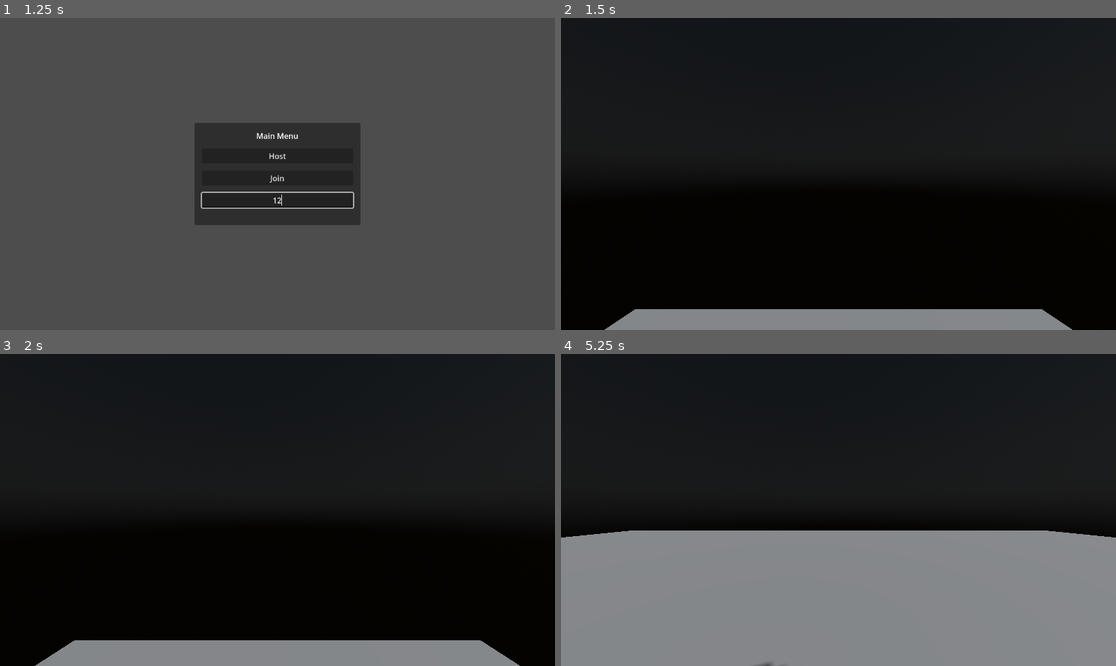
Above: before the commit, frames 1-4 (two rows, left to right).
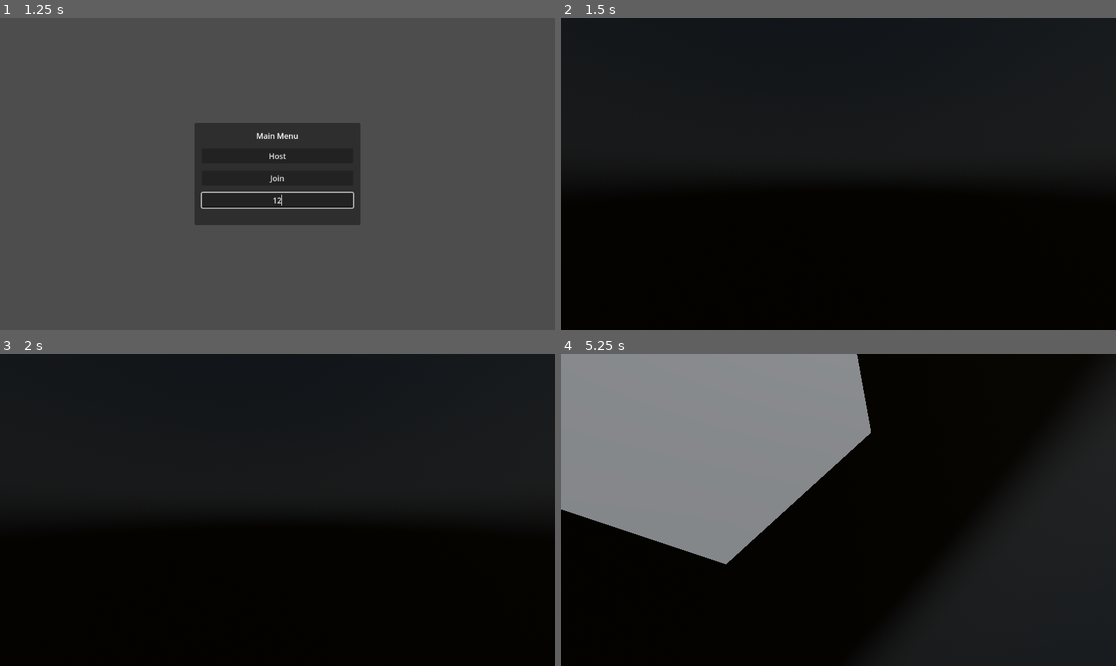
Above: after the commit, the same moments.

Repository: McCaffeteria/Dynamic-Space-Ships
Game: Godot game, scene res://Scenes/Main.tscn
Same seed, same stepped clock (60 frames per second), same inputs: the game is played once before the commit and once after it.
Inputs (mouse positions are in pixels of both pictures, inside the frame that each line leads up to):
- Up to frame 1 (1.25 s): click (277, 198) at 0.52 s; type "12" at 0.6 s
- Up to frame 2 (1.5 s): click "Host" at 1.25 s
- Up to frame 3 (2 s): no input
- Up to frame 4 (5.25 s): tap Enter (ui_accept) at 2, 2.27, 2.57, 3.02, 3.32, 4.52, 4.55, 4.82, 5.1 s; hold D (move_right, bound only after the commit) 2.03-2.78 s; hold Down (look_down, bound only after the commit) 2.03-2.78 s; tap Left (look_left, bound only after the commit) at 2.3, 2.85 s; hold S (move_backward, bound only after the commit) 2.78-3.53 s; tap Right (look_right, bound only after the commit) at 3.05 s; hold D (move_right, bound only after the commit) 3.53-4.28 s; hold Right (look_right, bound only after the commit) 3.53-4.28 s; tap Up (look_up, bound only after the commit) at 3.8, 4.35 s; hold W (move_forward, bound only after the commit) 4.28-5.03 s; hold A (move_left, bound only after the commit) from 5.03 s (still down); hold Down (look_down, bound only after the commit) from 5.03 s (still down)

Frame 1 is identical in both runs. In frame 2, 5.3% of the frame differs, in the area x 7-93%, y 93-100%; in frame 3, 6.6%; in frame 4, 85%, in the area x 0-100%, y 0-100%.

Commit message:
Working local network multiplayer with no known issues

Diff:
--- a/Prototypes/Dynamic Gravity Prototype v01/Scenes/Main.tscn
+++ b/Prototypes/Dynamic Gravity Prototype v01/Scenes/Main.tscn
@@ -23,6 +23,7 @@
 script = ExtResource("1_e8are")
 
 [node name="StaticBody3D" type="StaticBody3D" parent="."]
+transform = Transform3D(1, 0, 0, 0, 1, 0, 0, 0, 1, 0, -19.4682, 0)
 
 [node name="CollisionShape3D" type="CollisionShape3D" parent="StaticBody3D"]
 shape = SubResource("BoxShape3D_cpr12")
@@ -165,8 +166,11 @@
 [node name="PlayerSpawnLocation" type="Node3D" parent="."]
 transform = Transform3D(1, 0, 0, 0, 1, 0, 0, 0, 1, 0, 25, 0)
 
+[node name="HostSpawnLocation" type="Node3D" parent="."]
+transform = Transform3D(1, 0, 0, 0, 1, 0, 0, 0, 1, 0, 25, 50)
+
 [node name="MultiplayerSpawner" type="MultiplayerSpawner" parent="."]
-_spawnable_scenes = PackedStringArray("res://Scenes/Player.tscn")
+_spawnable_scenes = PackedStringArray("res://Scenes/Player.tscn", "res://Scenes/PlayerStupid.tscn")
 spawn_path = NodePath("..")
 
 [connection signal="pressed" from="CanvasLayer/MainMenu/MarginContainer/VBoxContainer/HostButton" to="." method="_on_host_button_pressed"]
--- a/Prototypes/Dynamic Gravity Prototype v01/Scenes/Player.tscn
+++ b/Prototypes/Dynamic Gravity Prototype v01/Scenes/Player.tscn
@@ -1,10 +1,24 @@
-[gd_scene load_steps=4 format=3 uid="uid://cuiqqdk4k3eny"]
+[gd_scene load_steps=5 format=3 uid="uid://8t65st8l6h1j"]
 
 [ext_resource type="Script" path="res://Scripts/Player.gd" id="1_3yuwh"]
 
 [sub_resource type="CapsuleShape3D" id="CapsuleShape3D_f73jh"]
 
 [sub_resource type="CapsuleMesh" id="CapsuleMesh_uprxv"]
+
+[sub_resource type="SceneReplicationConfig" id="SceneReplicationConfig_8f403"]
+properties/0/path = NodePath(".:position")
+properties/0/spawn = true
+properties/0/sync = true
+properties/1/path = NodePath(".:rotation")
+properties/1/spawn = true
+properties/1/sync = true
+properties/2/path = NodePath(".:linear_velocity")
+properties/2/spawn = true
+properties/2/sync = true
+properties/3/path = NodePath(".:angular_velocity")
+properties/3/spawn = true
+properties/3/sync = true
 
 [node name="RigidBody3D" type="RigidBody3D"]
 transform = Transform3D(1, 0, 0, 0, 1, 0, 0, 0, 1, 0, 0, 0)
@@ -21,3 +35,6 @@
 skeleton = NodePath("")
 
 [node name="Camera3D" type="Camera3D" parent="."]
+
+[node name="MultiplayerSynchronizer" type="MultiplayerSynchronizer" parent="."]
+replication_config = SubResource("SceneReplicationConfig_8f403")
--- /dev/null
+++ b/Prototypes/Dynamic Gravity Prototype v01/Scenes/PlayerStupid.tscn
@@ -0,0 +1,98 @@
+[gd_scene load_steps=5 format=3 uid="uid://io2dk4jogxmh"]
+
+[sub_resource type="GDScript" id="GDScript_g46d8"]
+script/source = "extends RigidBody3D
+
+@onready var camera = $Camera3D
+
+var move_speed = 3 #meters per second, average walking speed is 1.4
+var look_speed = 1.5 #radians
+var multiplier = 100
+
+var input_dir = Vector3.ZERO
+var output_dir_basis = Basis()
+var output_dir = Vector3.ZERO
+var input_rot = Vector3.ZERO
+var output_rot_basis = Basis()
+var output_rot = Vector3.ZERO
+
+func _enter_tree():
+	set_multiplayer_authority(str(name).to_int())
+
+func _ready():
+	if not is_multiplayer_authority(): return
+
+	camera.current = true
+
+func _physics_process(delta):
+	if not is_multiplayer_authority(): return
+
+	apply_central_force(get_node(\"..\").calc_grav(self))
+
+	#Local refference
+	input_dir = Vector3.ZERO
+	input_rot = Vector3.ZERO
+	input_dir.x -= Input.get_action_strength(\"move_left\")
+	input_dir.x += Input.get_action_strength(\"move_right\")
+	input_dir.y -= Input.get_action_strength(\"move_down\")
+	input_dir.y += Input.get_action_strength(\"move_up\")
+	input_dir.z -= Input.get_action_strength(\"move_forward\")
+	input_dir.z += Input.get_action_strength(\"move_backward\")
+	input_dir = input_dir * move_speed * multiplier
+	input_rot.x -= Input.get_action_strength(\"look_down\")
+	input_rot.x += Input.get_action_strength(\"look_up\")
+	input_rot.y -= Input.get_action_strength(\"look_right\")
+	input_rot.y += Input.get_action_strength(\"look_left\")
+	input_rot.z -= Input.get_action_strength(\"roll_right\")
+	input_rot.z += Input.get_action_strength(\"roll_left\")
+	input_rot = input_rot * look_speed * multiplier
+
+	output_dir_basis.x = input_dir.x * transform.basis.x
+	output_dir_basis.y = input_dir.y * transform.basis.y
+	output_dir_basis.z = input_dir.z * transform.basis.z
+	output_dir = output_dir_basis.x + output_dir_basis.y + output_dir_basis.z
+	output_rot_basis.x = input_rot.x * transform.basis.x
+	output_rot_basis.y = input_rot.y * transform.basis.y
+	output_rot_basis.z = input_rot.z * transform.basis.z
+	output_rot = output_rot_basis.x + output_rot_basis.y + output_rot_basis.z
+
+	#parent refference
+	apply_central_force(output_dir)
+	apply_torque(output_rot)
+"
+
+[sub_resource type="CapsuleShape3D" id="CapsuleShape3D_f73jh"]
+
+[sub_resource type="CapsuleMesh" id="CapsuleMesh_uprxv"]
+
+[sub_resource type="SceneReplicationConfig" id="SceneReplicationConfig_8f403"]
+properties/0/path = NodePath(".:position")
+properties/0/spawn = true
+properties/0/sync = true
+properties/1/path = NodePath(".:rotation")
+properties/1/spawn = true
+properties/1/sync = true
+properties/2/path = NodePath(".:linear_velocity")
+properties/2/spawn = true
+properties/2/sync = true
+properties/3/path = NodePath(".:angular_velocity")
+properties/3/spawn = true
+properties/3/sync = true
+
+[node name="RigidBody3D" type="RigidBody3D"]
+mass = 80.0
+gravity_scale = 0.0
+script = SubResource("GDScript_g46d8")
+
+[node name="CollisionShape3D" type="CollisionShape3D" parent="."]
+transform = Transform3D(1, 0, 0, 0, 1, 0, 0, 0, 1, 0, -0.5, 0)
+shape = SubResource("CapsuleShape3D_f73jh")
+
+[node name="MeshInstance3D" type="MeshInstance3D" parent="CollisionShape3D"]
+mesh = SubResource("CapsuleMesh_uprxv")
+skeleton = NodePath("")
+
+[node name="Camera3D" type="Camera3D" parent="."]
+
+[node name="MultiplayerSynchronizer" type="MultiplayerSynchronizer" parent="."]
+replication_config = SubResource("SceneReplicationConfig_8f403")
--- a/Prototypes/Dynamic Gravity Prototype v01/Scripts/Main.gd
+++ b/Prototypes/Dynamic Gravity Prototype v01/Scripts/Main.gd
@@ -4,10 +4,11 @@
 @onready var address_entry = $CanvasLayer/MainMenu/MarginContainer/VBoxContainer/AdressEntry
 
 const Player = preload("res://Scenes/Player.tscn")
+const PlayerStupid = preload("res://Scenes/PlayerStupid.tscn")
 const PORT = 9999
 var enet_peer = ENetMultiplayerPeer.new()
 
-var grav_array
+@export var grav_array : Array
 const G = 6.6743 * pow(10, -11)
 const M = (7.3 * pow(10, 11)) / 27 #kilograms
 const MPLAYER = 80 #kilograms
@@ -31,15 +32,20 @@
 
 	add_player(multiplayer.get_unique_id())
 
+	#upnp_setup()
+
 func _on_join_button_pressed():
 	main_menu.hide()
 
-	enet_peer.create_client("localhost", PORT)
+	if address_entry.text == "":
+		enet_peer.create_client("localhost", PORT)
+	else:
+		enet_peer.create_client(address_entry.text, PORT)
 	multiplayer.multiplayer_peer = enet_peer
 
 func add_player(peer_id):
-	var player = Player.instantiate()
-	player.position = $PlayerSpawnLocation.position
+	var player
+	player = Player.instantiate()
 	player.name = str(peer_id)
 	add_child(player)
 
@@ -50,6 +56,23 @@
 	var grav = Vector3() #newtons
 	var dist = Vector3() #meters
 	for g in grav_array:
-		dist = g.position - target.position
-		grav = grav + dist.normalized()  *  (G * ((M*MPLAYER)/dist.length()))
+		dist = g.global_position - target.global_position
+		if dist.length() != 0:
+			grav = grav + dist.normalized()  *  (G * ((M*MPLAYER)/dist.length()))
 	return grav
+
+#func upnp_setup():
+#	var upnp = UPNP.new()
+#
+#	var discover_result = upnp.discover()
+#	assert(discover_result == UPNP.UPNP_RESULT_SUCCESS, \
+#		"UPNP Discover Failed! Error %s" % discover_result)
+#
+#	assert(upnp.get_gateway() and upnp.get_gateway().is_valid_gateway(), \
+#		"UPNP Invalid Gateway!")
+#
+#	var map_result = upnp.add_port_mapping(PORT)
+#	assert(map_result == UPNP.UPNP_RESULT_SUCCESS, \
+#		"UPNP Port Mapping Failed! Error %s" % map_result)
+#
+#	print("Success! Join Address: %s" % upnp.query_external_adress())
--- a/Prototypes/Dynamic Gravity Prototype v01/Scripts/Player.gd
+++ b/Prototypes/Dynamic Gravity Prototype v01/Scripts/Player.gd
@@ -1,4 +1,6 @@
 extends RigidBody3D
+
+@onready var camera = $Camera3D
 
 var move_speed = 3 #meters per second, average walking speed is 1.4
 var look_speed = 1.5 #radians
@@ -11,7 +13,18 @@
 var output_rot_basis = Basis()
 var output_rot = Vector3.ZERO
 
+func _enter_tree():
+	set_multiplayer_authority(str(name).to_int())
+	self.position = get_node("../PlayerSpawnLocation").position
+
+func _ready():
+	if not is_multiplayer_authority(): return
+
+	camera.current = true
+
 func _physics_process(delta):
+	if not is_multiplayer_authority(): return
+
 	apply_central_force(get_node("..").calc_grav(self))
 
 	#Local refference
--- a/Prototypes/Dynamic Gravity Prototype v01/Scripts/PlayerOld.gd
+++ /dev/null
@@ -1,30 +0,0 @@
-extends CharacterBody3D
-
-
-const SPEED = 5.0
-const JUMP_VELOCITY = 4.5
-
-# Get the gravity from the project settings to be synced with RigidBody nodes.
-var gravity = ProjectSettings.get_setting("physics/3d/default_gravity")
-
-func _physics_process(delta):
-	# Add the gravity.
-	if not is_on_floor():
-		velocity.y -= gravity * delta
-
-	# Handle Jump.
-	if Input.is_action_just_pressed("ui_accept") and is_on_floor():
-		velocity.y = JUMP_VELOCITY
-
-	# Get the input direction and handle the movement/deceleration.
-	# As good practice, you should replace UI actions with custom gameplay actions.
-	var input_dir = Input.get_vector("ui_left", "ui_right", "ui_up", "ui_down")
-	var direction = (transform.basis * Vector3(input_dir.x, 0, input_dir.y)).normalized()
-	if direction:
-		velocity.x = direction.x * SPEED
-		velocity.z = direction.z * SPEED
-	else:
-		velocity.x = move_toward(velocity.x, 0, SPEED)
-		velocity.z = move_toward(velocity.z, 0, SPEED)
-
-	move_and_slide()
--- a/Prototypes/Dynamic Gravity Prototype v01/project.godot
+++ b/Prototypes/Dynamic Gravity Prototype v01/project.godot
@@ -20,60 +20,72 @@
 move_left={
 "deadzone": 0.5,
 "events": [Object(InputEventJoypadMotion,"resource_local_to_scene":false,"resource_name":"","device":-1,"axis":0,"axis_value":-1.0,"script":null)
+, Object(InputEventKey,"resource_local_to_scene":false,"resource_name":"","device":-1,"window_id":0,"alt_pressed":false,"shift_pressed":false,"ctrl_pressed":false,"meta_pressed":false,"pressed":false,"keycode":0,"physical_keycode":65,"key_label":0,"unicode":97,"echo":false,"script":null)
 ]
 }
 move_right={
 "deadzone": 0.5,
 "events": [Object(InputEventJoypadMotion,"resource_local_to_scene":false,"resource_name":"","device":-1,"axis":0,"axis_value":1.0,"script":null)
+, Object(InputEventKey,"resource_local_to_scene":false,"resource_name":"","device":-1,"window_id":0,"alt_pressed":false,"shift_pressed":false,"ctrl_pressed":false,"meta_pressed":false,"pressed":false,"keycode":0,"physical_keycode":68,"key_label":0,"unicode":100,"echo":false,"script":null)
 ]
 }
 move_forward={
 "deadzone": 0.5,
 "events": [Object(InputEventJoypadMotion,"resource_local_to_scene":false,"resource_name":"","device":-1,"axis":1,"axis_value":-1.0,"script":null)
+, Object(InputEventKey,"resource_local_to_scene":false,"resource_name":"","device":0,"window_id":0,"alt_pressed":false,"shift_pressed":false,"ctrl_pressed":false,"meta_pressed":false,"pressed":false,"keycode":0,"physical_keycode":87,"key_label":0,"unicode":0,"echo":false,"script":null)
 ]
 }
 move_backward={
 "deadzone": 0.5,
 "events": [Object(InputEventJoypadMotion,"resource_local_to_scene":false,"resource_name":"","device":-1,"axis":1,"axis_value":1.0,"script":null)
+, Object(InputEventKey,"resource_local_to_scene":false,"resource_name":"","device":-1,"window_id":0,"alt_pressed":false,"shift_pressed":false,"ctrl_pressed":false,"meta_pressed":false,"pressed":false,"keycode":0,"physical_keycode":83,"key_label":0,"unicode":115,"echo":false,"script":null)
 ]
 }
 move_up={
 "deadzone": 0.5,
 "events": [Object(InputEventJoypadButton,"resource_local_to_scene":false,"resource_name":"","device":-1,"button_index":0,"pressure":0.0,"pressed":false,"script":null)
+, Object(InputEventKey,"resource_local_to_scene":false,"resource_name":"","device":-1,"window_id":0,"alt_pressed":false,"shift_pressed":false,"ctrl_pressed":false,"meta_pressed":false,"pressed":false,"keycode":0,"physical_keycode":32,"key_label":0,"unicode":32,"echo":false,"script":null)
 ]
 }
 move_down={
 "deadzone": 0.5,
 "events": [Object(InputEventJoypadButton,"resource_local_to_scene":false,"resource_name":"","device":-1,"button_index":1,"pressure":0.0,"pressed":false,"script":null)
+, Object(InputEventKey,"resource_local_to_scene":false,"resource_name":"","device":-1,"window_id":0,"alt_pressed":false,"shift_pressed":false,"ctrl_pressed":false,"meta_pressed":false,"pressed":false,"keycode":0,"physical_keycode":4194325,"key_label":0,"unicode":0,"echo":false,"script":null)
 ]
 }
 look_left={
 "deadzone": 0.5,
 "events": [Object(InputEventJoypadMotion,"resource_local_to_scene":false,"resource_name":"","device":-1,"axis":2,"axis_value":-1.0,"script":null)
+, Object(InputEventKey,"resource_local_to_scene":false,"resource_name":"","device":-1,"window_id":0,"alt_pressed":false,"shift_pressed":false,"ctrl_pressed":false,"meta_pressed":false,"pressed":false,"keycode":0,"physical_keycode":4194319,"key_label":0,"unicode":0,"echo":false,"script":null)
 ]
 }
 look_right={
 "deadzone": 0.5,
 "events": [Object(InputEventJoypadMotion,"resource_local_to_scene":false,"resource_name":"","device":-1,"axis":2,"axis_value":1.0,"script":null)
+, Object(InputEventKey,"resource_local_to_scene":false,"resource_name":"","device":-1,"window_id":0,"alt_pressed":false,"shift_pressed":false,"ctrl_pressed":false,"meta_pressed":false,"pressed":false,"keycode":0,"physical_keycode":4194321,"key_label":0,"unicode":0,"echo":false,"script":null)
 ]
 }
 look_up={
 "deadzone": 0.5,
 "events": [Object(InputEventJoypadMotion,"resource_local_to_scene":false,"resource_name":"","device":-1,"axis":3,"axis_value":-1.0,"script":null)
+, Object(InputEventKey,"resource_local_to_scene":false,"resource_name":"","device":-1,"window_id":0,"alt_pressed":false,"shift_pressed":false,"ctrl_pressed":false,"meta_pressed":false,"pressed":false,"keycode":0,"physical_keycode":4194320,"key_label":0,"unicode":0,"echo":false,"script":null)
 ]
 }
 look_down={
 "deadzone": 0.5,
 "events": [Object(InputEventJoypadMotion,"resource_local_to_scene":false,"resource_name":"","device":-1,"axis":3,"axis_value":1.0,"script":null)
+, Object(InputEventKey,"resource_local_to_scene":false,"resource_name":"","device":-1,"window_id":0,"alt_pressed":false,"shift_pressed":false,"ctrl_pressed":false,"meta_pressed":false,"pressed":false,"keycode":0,"physical_keycode":4194322,"key_label":0,"unicode":0,"echo":false,"script":null)
 ]
 }
 roll_left={
 "deadzone": 0.5,
 "events": [Object(InputEventJoypadButton,"resource_local_to_scene":false,"resource_name":"","device":-1,"button_index":9,"pressure":0.0,"pressed":false,"script":null)
+, Object(InputEventKey,"resource_local_to_scene":false,"resource_name":"","device":-1,"window_id":0,"alt_pressed":false,"shift_pressed":false,"ctrl_pressed":false,"meta_pressed":false,"pressed":false,"keycode":0,"physical_keycode":81,"key_label":0,"unicode":113,"echo":false,"script":null)
 ]
 }
 roll_right={
 "deadzone": 0.5,
 "events": [Object(InputEventJoypadButton,"resource_local_to_scene":false,"resource_name":"","device":-1,"button_index":10,"pressure":0.0,"pressed":false,"script":null)
+, Object(InputEventKey,"resource_local_to_scene":false,"resource_name":"","device":-1,"window_id":0,"alt_pressed":false,"shift_pressed":false,"ctrl_pressed":false,"meta_pressed":false,"pressed":false,"keycode":0,"physical_keycode":69,"key_label":0,"unicode":101,"echo":false,"script":null)
 ]
 }
Not shown, added: Prototypes/Dynamic Gravity Prototype v01/export_presets.cfg
Not shown, added: Prototypes/Dynamic Gravity Prototype v01 Exports/Dynamic Gravity Prototype v01.console.exe
Not shown, added: Prototypes/Dynamic Gravity Prototype v01 Exports/Dynamic Gravity Prototype v01.exe
Not shown, added: Prototypes/Dynamic Gravity Prototype v01 Exports/Dynamic Gravity Prototype v01.pck
